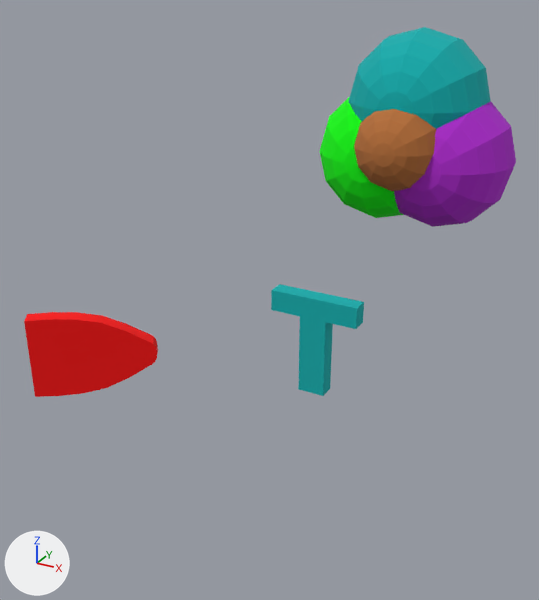
The OBJ model scenes/homepage01/homepagetemporary.obj, before and after one commit.
Both versions are drawn from a camera (50 mm lens) standing at (38.5, -66.1, 48.1) and looking at (-9.7, 21.6, 4.2). The lights are fixed; the arrows at lower left show +X, +Y and +Z. Where no turn or scale is listed for an object, it has been applied to the vertices.

In view in the first picture: 'homepagetemporary'.
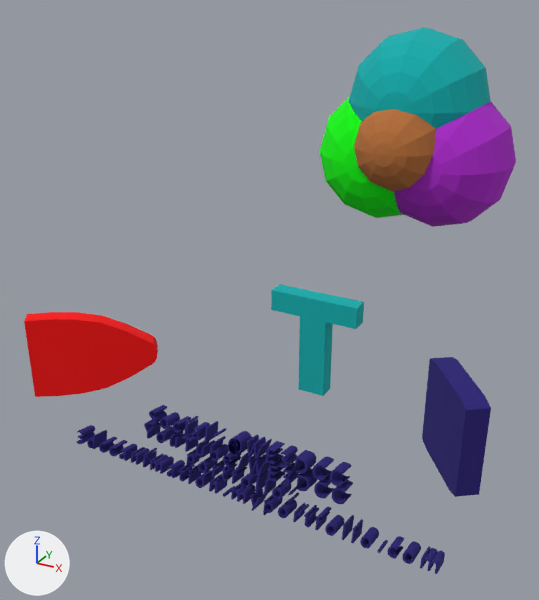
Changed parts and their boxes [x1, y1, x2, y2] in the pictures (539 x 600 px):
'homepagetemporary', reshaped (48% taller)
    before: [24, 27, 516, 397]
    after: [24, 27, 516, 574]
part 1 of me_homepagetemporary, added (blue)
    after: [77, 357, 491, 574]

What changed in the scene script:
```text
Add mat_lambert9sg:
    mat_lambert9sg = principled_material('lambert9SG')
    mat_lambert9sg.base_color = (0.02, 0.01, 0.18)  # dark blue #271976
    mat_lambert9sg.roughness = 1.0
Change me_homepagetemporary:
    used by ob_homepagetemporary; location = (0.0, 0.0, 0.0)
    remove me_homepagetemporary.from_pydata(...)  # 632 vertices, 1148 faces; spans x -34.4..16.3, y -3.3..65.4, z -5.9..40.2
    add me_homepagetemporary.from_pydata(...)  # 12982 vertices, 11178 faces; spans x -34.4..26.6, y -5.1..65.4, z -10.4..40.2
    me_homepagetemporary part 1: 12350 vertices added at x -24.4..26.6, y -5.1..12.4, z -10.4..7.2
    add me_homepagetemporary.materials.append(mat_lambert9sg)  # dark blue #271976
```
